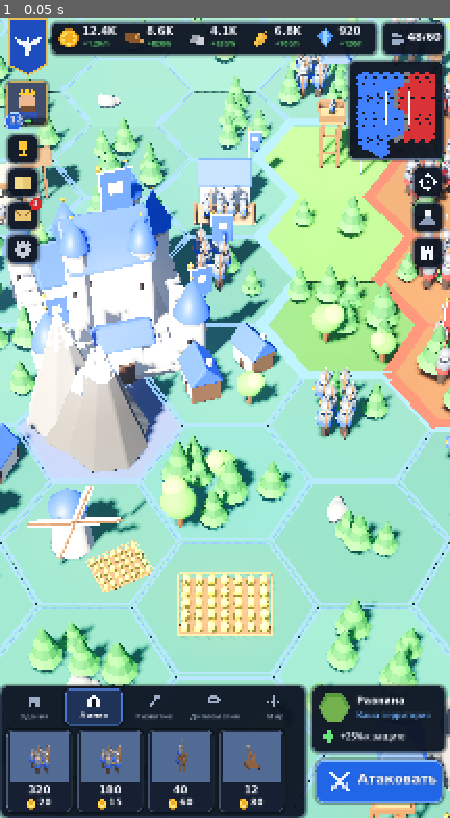
Above: before the commit, frame 1.
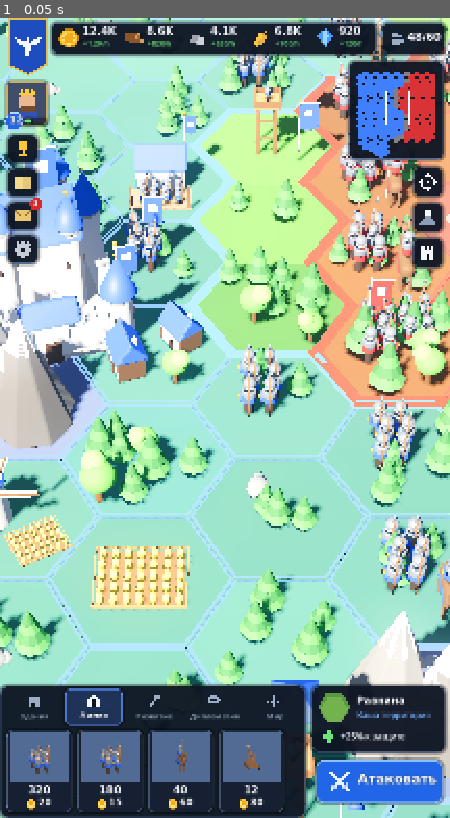
Above: after the commit, the same moment.

Repository: kaboomenko/Raivon
Game: Godot game, scene res://scenes/main.tscn
The game is run twice, just before and just after one commit, with the same random seed, the same clock (stepped at 60 frames per second) and the same inputs.
Inputs:
- Up to frame 1 (0.05 s): no input

The runs differ from the first frame. In frame 1, 55% of the frame differs, in the area x 0-100%, y 0-100%.

Commit message:
Godot: camera rig (pan with inertia, pinch/wheel zoom), hex picking, live tile panel
Co-Authored-By: Claude Opus 5.5 <noreply@anthropic.com>
Claude-Session: https://claude.ai/code/session_01Gm1xuL6Hscrx7wka3sjbP5

Diff:
--- /dev/null
+++ b/game/scripts/camera_rig.gd
@@ -0,0 +1,135 @@
+extends Node3D
+## Strategy camera: one-finger pan with inertia, pinch / wheel zoom between the strategic and close-up views,
+## tap to pick a hex. The view is a continuous blend: zoom 1 = strategic (high, wide), 0 = close-up.
+
+signal hex_tapped(cell: Vector2i)
+
+const SQ3 := 1.7320508
+
+var cam: Camera3D
+var zoom := 0.55
+var zoom_target := 0.55
+var target := Vector3(-0.6, 0, 0.2)
+var bounds := Rect2(-9.0, -11.0, 18.0, 22.0)  # XZ limits for the look-at point
+
+var _touches := {}
+var _pinch_start_dist := 0.0
+var _pinch_start_zoom := 0.0
+var _drag_moved := 0.0
+var _velocity := Vector3.ZERO
+var _press_pos := Vector2.ZERO
+
+
+func _ready() -> void:
+	cam = Camera3D.new()
+	cam.fov = 32
+	add_child(cam)
+	_apply()
+
+
+func _process(delta: float) -> void:
+	zoom = lerpf(zoom, zoom_target, 1.0 - pow(0.001, delta))
+	if _touches.is_empty() and _velocity.length() > 0.01:
+		target += _velocity * delta
+		_velocity *= pow(0.02, delta)
+	_clamp()
+	_apply()
+
+
+func _apply() -> void:
+	var dist := lerpf(7.5, 24.0, zoom)
+	var pitch := deg_to_rad(lerpf(40.0, 52.0, zoom))
+	cam.position = target + Vector3(0, sin(pitch), cos(pitch)) * dist
+	cam.look_at(target)
+
+
+func _clamp() -> void:
+	target.x = clampf(target.x, bounds.position.x, bounds.end.x)
+	target.z = clampf(target.z, bounds.position.y, bounds.end.y)
+
+
+## World point on the ground plane under a screen position.
+func ground_at(screen: Vector2) -> Vector3:
+	var from := cam.project_ray_origin(screen)
+	var dir := cam.project_ray_normal(screen)
+	if absf(dir.y) < 1e-5:
+		return target
+	var t := -from.y / dir.y
+	return from + dir * t
+
+
+static func world_to_axial(p: Vector3) -> Vector2i:
+	var q := p.x / 1.5
+	var r := p.z / SQ3 - q / 2.0
+	# cube rounding
+	var s := -q - r
+	var rq := roundf(q)
+	var rr := roundf(r)
+	var rs := roundf(s)
+	var dq := absf(rq - q)
+	var dr := absf(rr - r)
+	var ds := absf(rs - s)
+	if dq > dr and dq > ds:
+		rq = -rr - rs
+	elif dr > ds:
+		rr = -rq - rs
+	return Vector2i(int(rq), int(rr))
+
+
+func _unhandled_input(event: InputEvent) -> void:
+	if event is InputEventMouseButton:
+		var mb := event as InputEventMouseButton
+		if mb.button_index == MOUSE_BUTTON_WHEEL_UP and mb.pressed:
+			zoom_target = clampf(zoom_target - 0.08, 0.0, 1.0)
+		elif mb.button_index == MOUSE_BUTTON_WHEEL_DOWN and mb.pressed:
+			zoom_target = clampf(zoom_target + 0.08, 0.0, 1.0)
+	elif event is InputEventScreenTouch:
+		var t := event as InputEventScreenTouch
+		if t.pressed:
+			_touches[t.index] = t.position
+			if _touches.size() == 1:
+				_press_pos = t.position
+				_drag_moved = 0.0
+				_velocity = Vector3.ZERO
+			elif _touches.size() == 2:
+				_pinch_start_dist = _touch_dist()
+				_pinch_start_zoom = zoom_target
+		else:
+			var was_single := _touches.size() == 1
+			_touches.erase(t.index)
+			if was_single and _drag_moved < 12.0:
+				hex_tapped.emit(world_to_axial(ground_at(t.position)))
+	elif event is InputEventScreenDrag:
+		var d := event as InputEventScreenDrag
+		_touches[d.index] = d.position
+		if _touches.size() == 1:
+			var before := ground_at(d.position - d.relative)
+			var after := ground_at(d.position)
+			var delta := before - after
+			delta.y = 0
+			target += delta
+			_drag_moved += d.relative.length()
+			_velocity = delta / maxf(get_process_delta_time(), 1.0 / 120.0) * 0.6
+		elif _touches.size() == 2 and _pinch_start_dist > 0:
+			var k := _pinch_start_dist / maxf(_touch_dist(), 1.0)
+			zoom_target = clampf(_pinch_start_zoom + (k - 1.0) * 0.6, 0.0, 1.0)
+	elif event is InputEventMagnifyGesture:
+		var g := event as InputEventMagnifyGesture
+		zoom_target = clampf(zoom_target - (g.factor - 1.0), 0.0, 1.0)
+	elif event is InputEventPanGesture:
+		var p := event as InputEventPanGesture
+		target += Vector3(p.delta.x, 0, p.delta.y) * 0.05
+
+
+func _touch_dist() -> float:
+	var pts := _touches.values()
+	if pts.size() < 2:
+		return 0.0
+	return (pts[0] as Vector2).distance_to(pts[1])
+
+
+## Smoothly fly to a world point (used by «центрировать» and selection).
+func focus(p: Vector3, z := -1.0) -> void:
+	target = Vector3(p.x, 0, p.z)
+	if z >= 0:
+		zoom_target = z
--- a/game/scripts/hud.gd
+++ b/game/scripts/hud.gd
@@ -11,6 +11,10 @@
 
 var world: Node3D
 var font_bold: Font
+var tile_title: Label
+var tile_owner: Label
+var tile_bonus: Label
+var attack_btn: Panel
 
 
 func _ready() -> void:
@@ -187,9 +191,11 @@
 	tile.size = Vector2(70, 60)
 	add_child(tile)
 	var tn := _label("Равнина", 21)
+	tile_title = tn
 	tn.position = Vector2(746, base_y + 18)
 	add_child(tn)
 	var to := _label("Ваша территория", 17, Color(0.45, 0.7, 1.0), false)
+	tile_owner = to
 	to.position = Vector2(746, base_y + 48)
 	add_child(to)
 	var shield := Icon.new("plus")
@@ -197,9 +203,11 @@
 	shield.size = Vector2(28, 28)
 	add_child(shield)
 	var bonus := _label("+25% к защите", 18, TEXT, false)
+	tile_bonus = bonus
 	bonus.position = Vector2(712, base_y + 92)
 	add_child(bonus)
 	var btn := _panel(Rect2(660, vh - 122, 266, 92), _style(Color(0.13, 0.4, 0.9), 16, Color(0.55, 0.75, 1.0), 3))
+	attack_btn = btn
 	var sw := Icon.new("swords")
 	sw.position = Vector2(684, vh - 104)
 	sw.size = Vector2(54, 54)
@@ -207,6 +215,14 @@
 	var at := _label("Атаковать", 28)
 	at.position = Vector2(748, vh - 98)
 	add_child(at)
+
+
+func show_tile(info: Dictionary) -> void:
+	tile_title.text = info["title"]
+	tile_owner.text = info["owner"]
+	tile_owner.add_theme_color_override("font_color", info["owner_color"])
+	tile_bonus.text = info["bonus"]
+	attack_btn.modulate = Color(1, 1, 1, 1.0 if info["attackable"] else 0.45)
 
 
 # ====================================================================== icons drawn in code
--- a/game/scripts/main.gd
+++ b/game/scripts/main.gd
@@ -3,26 +3,32 @@
 
 const World := preload("res://scripts/world.gd")
 const Hud := preload("res://scripts/hud.gd")
+const CameraRig := preload("res://scripts/camera_rig.gd")
 
 var world: Node3D
-var cam: Camera3D
-var zoom := 0.55  # 1 = strategic, 0 = close-up
+var rig: Node3D
+var hud: CanvasLayer
+var selection: MeshInstance3D
 
 
 func _ready() -> void:
 	_environment()
 	world = World.new()
 	add_child(world)
-	cam = Camera3D.new()
-	add_child(cam)
-	_place_camera()
-	var hud := Hud.new()
+	rig = CameraRig.new()
+	add_child(rig)
+	rig.hex_tapped.connect(_on_hex_tapped)
+	hud = Hud.new()
 	hud.world = world
 	add_child(hud)
+	_make_selection()
 	for a in OS.get_cmdline_user_args():
 		if a.begins_with("--zoom="):
-			zoom = float(a.substr(7))
-			_place_camera()
+			rig.zoom = float(a.substr(7))
+			rig.zoom_target = rig.zoom
+		if a.begins_with("--select="):
+			var parts := a.substr(9).split(",")
+			_on_hex_tapped(Vector2i(int(parts[0]), int(parts[1])))
 	for a in OS.get_cmdline_user_args():
 		if a.begins_with("--shot="):
 			_shot(a.substr(7))
@@ -75,14 +81,41 @@
 	add_child(sun)
 
 
-func _place_camera() -> void:
-	# Strategic: high, wide. Close-up: low, near the capital. Both at ~50° like the reference.
-	var target := Vector3(-0.6, 0, 0.2).lerp(Vector3(-2.6, 0, -0.6), 1.0 - zoom)
-	var dist := lerpf(8.0, 24.0, zoom)
-	var pitch := deg_to_rad(lerpf(42.0, 52.0, zoom))
-	cam.fov = 32
-	cam.position = target + Vector3(0, sin(pitch), cos(pitch)) * dist
-	cam.look_at(target)
+func _make_selection() -> void:
+	selection = MeshInstance3D.new()
+	var tm := TorusMesh.new()
+	tm.inner_radius = 0.86
+	tm.outer_radius = 0.96
+	tm.rings = 6
+	tm.ring_segments = 6
+	selection.mesh = tm
+	selection.rotation.y = PI / 6.0
+	var m := StandardMaterial3D.new()
+	m.shading_mode = BaseMaterial3D.SHADING_MODE_UNSHADED
+	m.albedo_color = Color(1.0, 0.95, 0.7)
+	m.emission_enabled = true
+	m.emission = Color(1.0, 0.9, 0.55)
+	m.emission_energy_multiplier = 3.0
+	selection.material_override = m
+	selection.scale = Vector3(1, 0.15, 1)
+	selection.visible = false
+	add_child(selection)
+
+
+func _process(_delta: float) -> void:
+	if selection.visible:
+		var k := 1.0 + 0.03 * sin(Time.get_ticks_msec() / 160.0)
+		selection.scale = Vector3(k, 0.15, k)
+
+
+func _on_hex_tapped(c: Vector2i) -> void:
+	if not world.cells.has(c):
+		selection.visible = false
+		return
+	var p: Vector3 = world.axial_to_world(c.x, c.y)
+	selection.position = p + Vector3(0, 0.06, 0)
+	selection.visible = true
+	hud.show_tile(world.describe(c))
 
 
 func _shot(path: String) -> void:
--- a/game/scripts/world.gd
+++ b/game/scripts/world.gd
@@ -389,3 +389,36 @@
 			mi.cast_shadow = GeometryInstance3D.SHADOW_CASTING_SETTING_OFF
 			mi.position = axial_to_world(c.x, c.y) + Vector3(rng.randf_range(-0.6, 0.6), rng.randf_range(0.6, 1.4), rng.randf_range(-0.6, 0.6))
 			add_child(mi)
+
+
+## Text for the HUD tile panel (reference: «Равнина / Ваша территория / +25% к защите»).
+func describe(c: Vector2i) -> Dictionary:
+	var cell: Dictionary = cells[c]
+	var names := {"grass": "Равнина", "forest": "Лес", "mountain": "Горы", "water": "Озеро"}
+	var kinds := {"castle": "Столица", "house": "Город", "mine": "Каменоломня", "field": "Ферма", "windmill": "Мельница",
+		"barracks": "Казармы", "watchtower": "Сторожевая башня", "enemy_castle": "Кремнёвый замок", "enemy_camp": "Военный лагерь"}
+	var title: String = kinds.get(cell["kind"], names.get(cell["terrain"], "Гекс"))
+	var owner_text := "Дикие земли"
+	var owner_col := Color(0.8, 0.8, 0.75)
+	match cell["owner"]:
+		Owner.PLAYER:
+			owner_text = "Ваша территория"
+			owner_col = Color(0.45, 0.7, 1.0)
+		Owner.ENEMY:
+			owner_text = "Кремнёвые Бароны"
+			owner_col = Color(1.0, 0.45, 0.42)
+		Owner.FOG:
+			owner_text = "Неизведанные земли"
+			owner_col = Color(0.6, 0.6, 0.65)
+	var bonus := "+0% к защите"
+	match cell["terrain"]:
+		"forest":
+			bonus = "+25% к защите"
+		"mountain":
+			bonus = "+40% к обороне"
+		"grass":
+			bonus = "+10% к защите" if cell["kind"] == "" else "+25% к защите"
+	if cell["kind"] == "castle" or cell["kind"] == "enemy_castle":
+		bonus = "+50% к защите · Ядро"
+	return {"title": title, "owner": owner_text, "owner_color": owner_col, "bonus": bonus,
+		"attackable": cell["owner"] == Owner.ENEMY, "terrain": cell["terrain"]}
Not shown, changed: docs/dev/backlog.md
